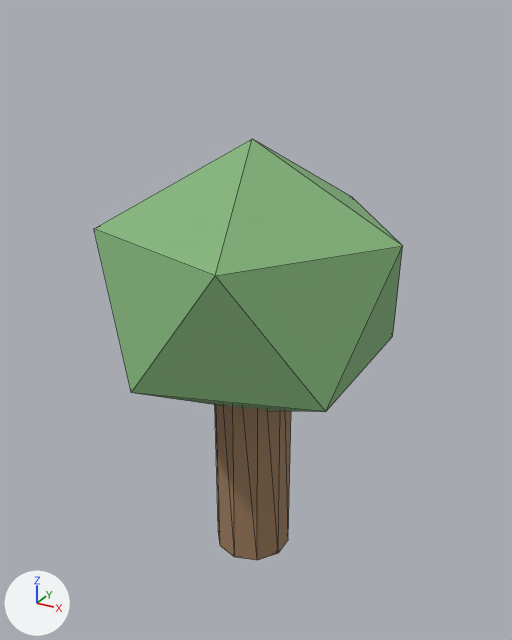
The glTF model art/models/tree.glb, before and after one commit.
Rendered twice from a camera (50 mm lens) standing at (1.39, -2.5, 1.72) and looking at (-0.01, 0.04, 0.45). Every picture has the same lights, and +X, +Y and +Z are marked at lower left. The first picture is the older version. Mesh edges are drawn as thin lines. Vertices at exactly the same position are counted once.

In view in the first picture: 'tree'.
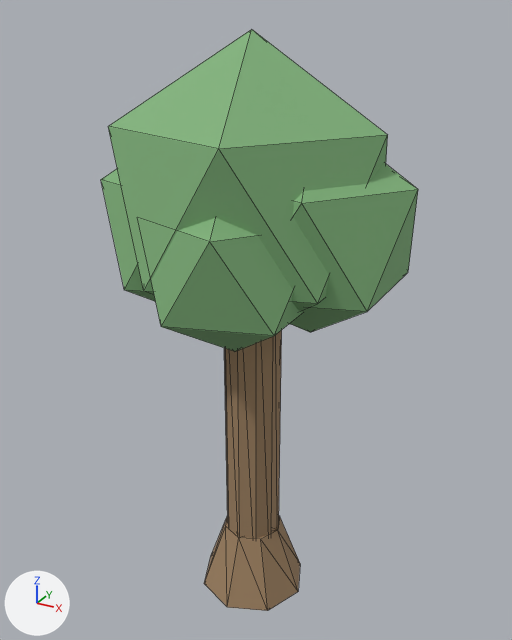
What differs and where, as boxes [x1, y1, x2, y2] in the pictures (512 x 640 px):
'tree', reshaped (38% taller): before [94, 139, 403, 560]; after [101, 29, 418, 611]
part 1 of me_cylinder, added (brown): after [224, 330, 282, 538]
part 2 of me_cylinder, added (brown): after [204, 516, 300, 611]
part 3 of me_cylinder, added (green): after [108, 29, 388, 311]
part 4 of me_cylinder, added (green): after [290, 163, 418, 332]
part 5 of me_cylinder, added (green): after [101, 169, 156, 302]
part 6 of me_cylinder, added (green): after [151, 218, 303, 351]
part 7 of me_cylinder, deleted (brown): before [215, 405, 291, 560]
part 8 of me_cylinder, deleted (green): before [94, 139, 403, 412]

The change, as a diff of the scene's bpy script:
```diff
--- a/art/models/tree.glb.py
+++ b/art/models/tree.glb.py
@@ me_cylinder @@
 # used by ob_tree; location = (0.0, 0.0, 0.0)
-me_cylinder.from_pydata(...)  # 32 vertices, 56 faces; spans x -0.64..0.64, y -0.61..0.61, z -0.73..1.24
+me_cylinder.from_pydata(...)  # 84 vertices, 144 faces; spans x -0.61..0.67, y -0.58..0.53, z -0.98..1.64
+# me_cylinder part 1: a new loose piece, a 10-sided cylinder along z spanning x -0.12..0.12, y -0.13..0.13, z -0.98..0.98, in mat_tree_bark (brown #9e8161)
+# me_cylinder part 2: a new loose piece, an 8-sided cut cone along z (radius 0.26 at the low end, 0.14 at the high end) spanning x -0.26..0.26, y -0.26..0.26, z -0.98..-0.63, in mat_tree_bark (brown #9e8161)
+# me_cylinder part 3: a new loose piece, an icosphere of 20 faces spanning x -0.55..0.55, y -0.53..0.53, z 0.4..1.64, in mat_tree_leaf (green #81b37c)
+# me_cylinder part 4: a new loose piece, an icosphere of 20 faces spanning x -0.15..0.67, y -0.35..0.43, z 0.44..1.37, in mat_tree_leaf (green #81b37c)
+# me_cylinder part 5: a new loose piece, an icosphere of 20 faces spanning x -0.61..0.17, y -0.43..0.31, z 0.44..1.33, in mat_tree_leaf (green #81b37c)
+# me_cylinder part 6: a new loose piece, an icosphere of 20 faces spanning x -0.31..0.41, y -0.58..0.1, z 0.42..1.22, in mat_tree_leaf (green #81b37c)
+# me_cylinder part 7: the loose piece of 20 vertices spanning x -0.17..0.17, y -0.18..0.18, z -0.73..0.73 is deleted
+# me_cylinder part 8: the loose piece of 12 vertices spanning x -0.64..0.64, y -0.61..0.61, z 0.01..1.24 is deleted
 me_cylinder.materials.append(mat_tree_bark)
```
